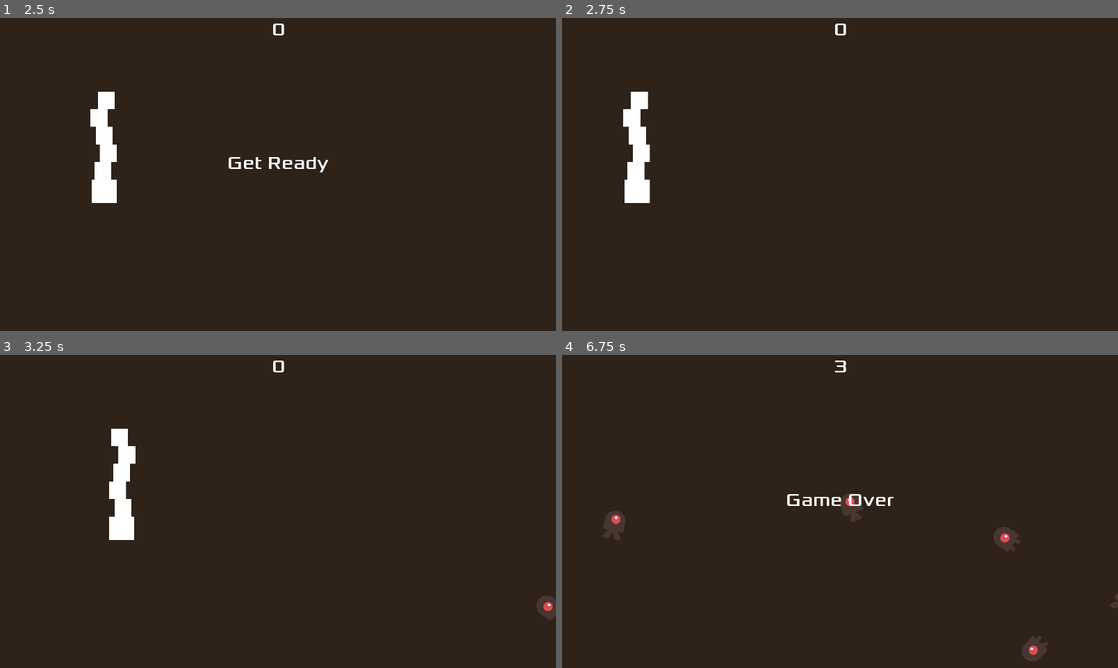
Above: before the commit, frames 1-4 (two rows, left to right).
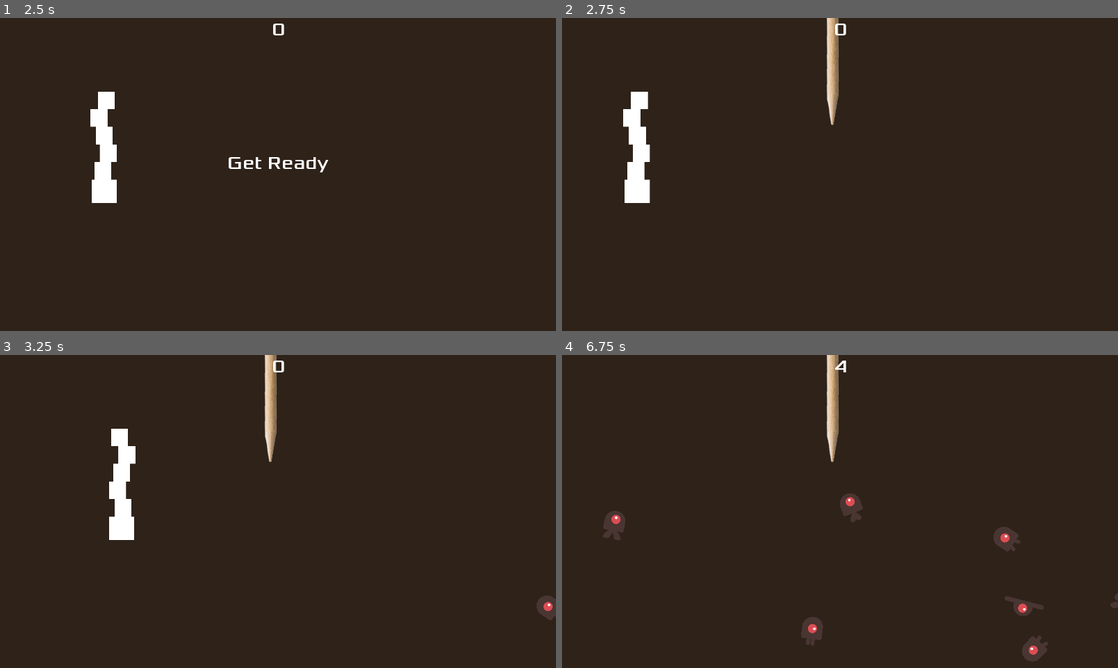
Above: after the commit, the same moments.

Repository: Carmoruda/GGJ2023
Game: Godot game, scene res://Main.tscn
The game is run twice, just before and just after one commit, with the same random seed, the same clock (stepped at 60 frames per second) and the same inputs.
Inputs:
- Up to frame 1 (2.5 s): click "Start" at 0.5 s; tap Enter at 1.25 s; hold Right (move_right) 1.28-2.03 s; hold Left (move_left) from 2.03 s (still down)
- Up to frame 2 (2.75 s): keep holding Left (move_left)
- Up to frame 3 (3.25 s): release Left (move_left) at 2.78 s; hold Right (move_right) from 2.78 s (still down)
- Up to frame 4 (6.75 s): release Right (move_right) at 4.28 s; hold Left (move_left) 4.28-6.53 s; hold Right (move_right) from 6.53 s (still down)

Frame 1 is identical in both runs. In frame 2, 0.6% of the frame differs, in the area x 47-50%, y 0-35%; in frame 3, 0.6%; in frame 4, 1.4%, in the area x 40-87%, y 0-93%.

Commit message:
Intento de arreglar

Diff:
--- a/TEST/HUD.tscn
+++ b/TEST/HUD.tscn
@@ -52,5 +52,11 @@
 wait_time = 2.0
 one_shot = true
 
+[node name="HPLabel" type="Label" parent="."]
+margin_left = 834.0
+margin_right = 879.0
+margin_bottom = 78.0
+custom_fonts/font = SubResource( 1 )
+
 [connection signal="pressed" from="StartButton" to="." method="_on_StartButton_pressed"]
 [connection signal="timeout" from="MessageTimer" to="." method="_on_MessageTimer_timeout"]
--- a/TEST/Main.gd
+++ b/TEST/Main.gd
@@ -1,7 +1,9 @@
 extends Node
 
 export(PackedScene) var mob_scene
+export(PackedScene) var topmob_scene
 var score
+var hp = 3 setget set_hp
 
 func _ready():
 	randomize()
@@ -53,5 +55,22 @@
 	$HUD.update_score(score)
 
 func _on_StartTimer_timeout():
+	var topmob = topmob_scene.instance()
+	topmob.position = Vector2(0,0)
+
+	add_child(topmob)
+
 	$MobTimer.start()
 	$ScoreTimer.start()
+	$TopShowTimer.start()
+
+func _on_TopShowTimer_timeout():
+	var topmob = topmob_scene.instance()
+
+func set_hp ( new_hp ):
+	hp = new_hp
+	if hp <= 0:
+		game_over()
+
+func damage():
+	set_hp(hp - 1)
--- a/TEST/Main.tscn
+++ b/TEST/Main.tscn
@@ -6,6 +6,7 @@
 [ext_resource path="res://HUD.tscn" type="PackedScene" id=4]
 [ext_resource path="res://art/House In a Forest Loop.ogg" type="AudioStream" id=5]
 [ext_resource path="res://art/gameover.wav" type="AudioStream" id=6]
+[ext_resource path="res://TopMob.tscn" type="PackedScene" id=7]
 
 [sub_resource type="Curve2D" id=1]
 _data = {
@@ -15,6 +16,7 @@
 [node name="Main" type="Node"]
 script = ExtResource( 3 )
 mob_scene = ExtResource( 2 )
+topmob_scene = ExtResource( 7 )
 
 [node name="ColorRect" type="ColorRect" parent="."]
 margin_right = 1921.0
@@ -52,8 +54,11 @@
 [node name="DeathSound" type="AudioStreamPlayer" parent="."]
 stream = ExtResource( 6 )
 
-[connection signal="hit" from="Player" to="." method="game_over"]
+[node name="TopShowTimer" type="Timer" parent="."]
+
+[connection signal="hit" from="Player" to="." method="damage"]
 [connection signal="timeout" from="MobTimer" to="." method="_on_MobTimer_timeout"]
 [connection signal="timeout" from="ScoreTimer" to="." method="_on_ScoreTimer_timeout"]
 [connection signal="timeout" from="StartTimer" to="." method="_on_StartTimer_timeout"]
 [connection signal="start_game" from="HUD" to="." method="new_game"]
+[connection signal="timeout" from="TopShowTimer" to="." method="_on_TopShowTimer_timeout"]
--- a/TEST/Mob.tscn
+++ b/TEST/Mob.tscn
@@ -43,6 +43,7 @@
 scale = Vector2( 0.75, 0.75 )
 frames = SubResource( 1 )
 animation = "fly"
+frame = 1
 playing = true
 
 [node name="CollisionShape2D" type="CollisionShape2D" parent="."]
--- /dev/null
+++ b/TEST/TopMob.gd
@@ -0,0 +1,10 @@
+extends RigidBody2D
+
+func _ready():
+	$AnimatedSprite.playing = true
+	var mob_types = $AnimatedSprite.frames.get_animation_names()
+	$AnimatedSprite.animation = mob_types[randi() % mob_types.size()]
+
+
+func _on_VisibilityNotifier2D_screen_exited():
+	queue_free()
--- /dev/null
+++ b/TEST/TopMob.tscn
@@ -0,0 +1,35 @@
+[gd_scene load_steps=5 format=2]
+
+[ext_resource path="res://art/TopEnemy.png" type="Texture" id=1]
+[ext_resource path="res://TopMob.gd" type="Script" id=2]
+
+[sub_resource type="SpriteFrames" id=1]
+animations = [ {
+"frames": [ ExtResource( 1 ) ],
+"loop": true,
+"name": "idle",
+"speed": 5.0
+} ]
+
+[sub_resource type="CapsuleShape2D" id=2]
+radius = 24.0
+height = 472.0
+
+[node name="TopMob" type="RigidBody2D"]
+position = Vector2( -61, -426 )
+gravity_scale = 0.0
+script = ExtResource( 2 )
+__meta__ = {
+"_edit_group_": true
+}
+
+[node name="AnimatedSprite" type="AnimatedSprite" parent="."]
+position = Vector2( 934, 228 )
+frames = SubResource( 1 )
+animation = "idle"
+
+[node name="VisibilityNotifier2D" type="VisibilityNotifier2D" parent="."]
+
+[node name="CollisionShape2D" type="CollisionShape2D" parent="."]
+position = Vector2( 934, 106 )
+shape = SubResource( 2 )
Not shown: 1 places in TEST/Main.tscn that only renumber resources
Binary file added: TEST/art/TopEnemy.png
Not shown, added: TEST/art/TopEnemy.png.import
